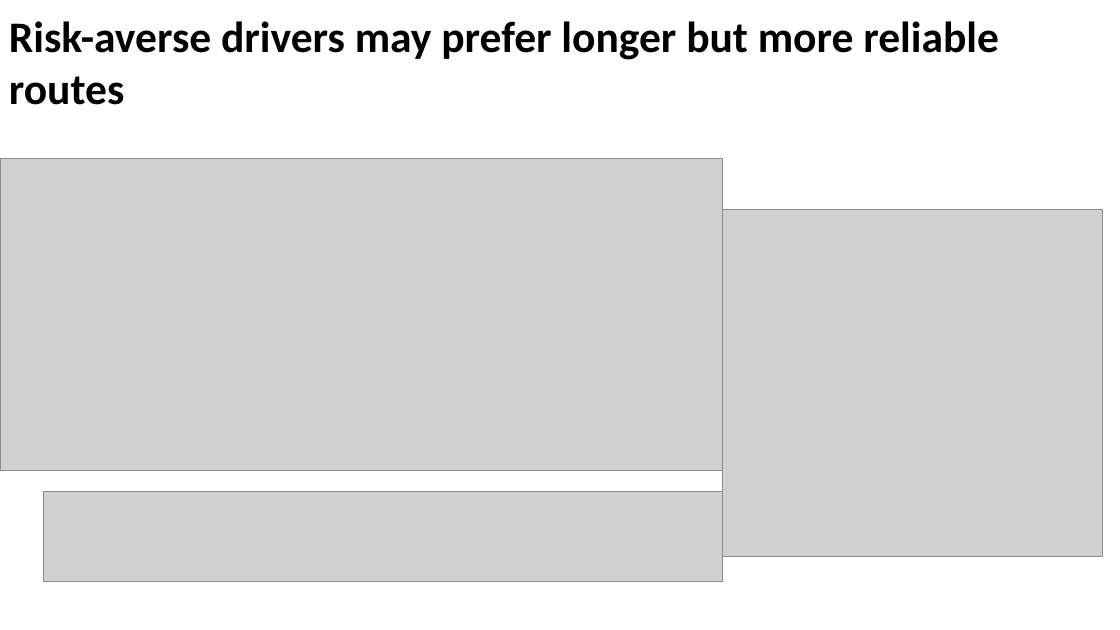
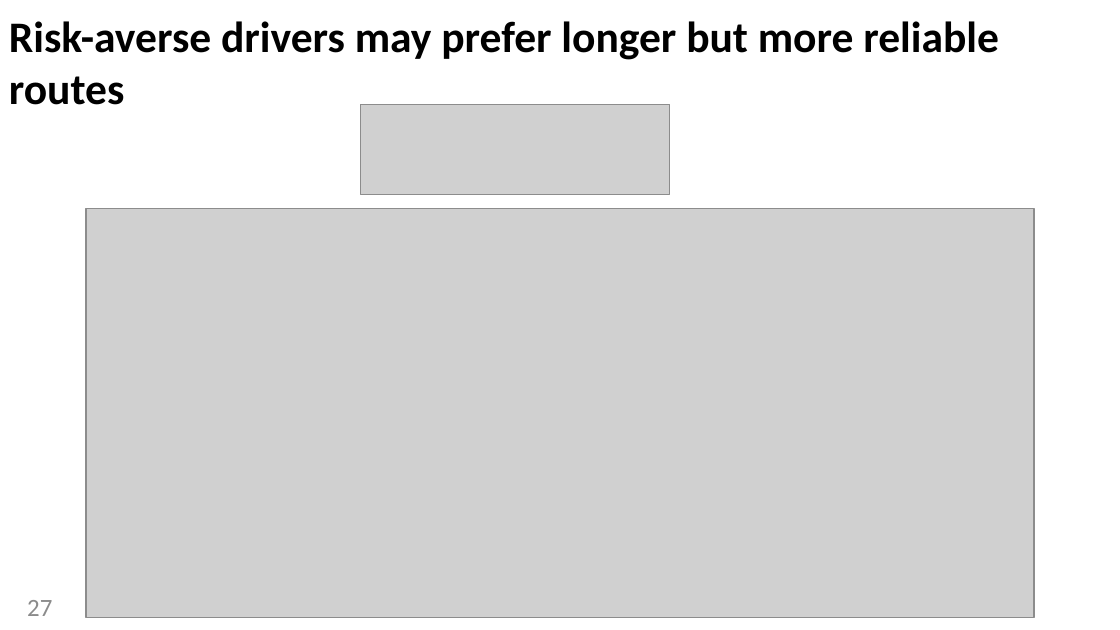
Before and after one commit to MiguelDonado/TFM_TraSIrr, a slide deck: slide 27 of presentation/Thesis_Defense.pptx (slide 19 before the commit). Drawn at 1120x630 pixels with LibreOffice and Linux fonts; fonts in the diff are those of the drawing; grey boxes stand for pictures. Boxes give left, top, right and bottom in pixels: in the first picture for what was removed or moved away, otherwise in the second. Text is boxed around its words. In the diff, an @@ line names an element or a change of style, - is before the commit and + after.

```diff
--- a/presentation/Thesis_Defense.pptx
+++ b/presentation/Thesis_Defense.pptx
@@ picture: place and size @@
-picture at bbox=[44, 492, 722, 581]
+picture at bbox=[361, 104, 670, 194]
@@ picture: place and size @@
-picture at bbox=[0, 159, 722, 472]
+picture at bbox=[86, 208, 1034, 617]
@@ picture removed at bbox=[722, 209, 1102, 557] @@
@@ page number added at bbox=[27, 600, 52, 616], 16 pt, text #8C8C8C @@
+27
```
Also in this commit, not shown: 19 other slides changed, 26 slides added, 4 slides removed, 11 other files.
